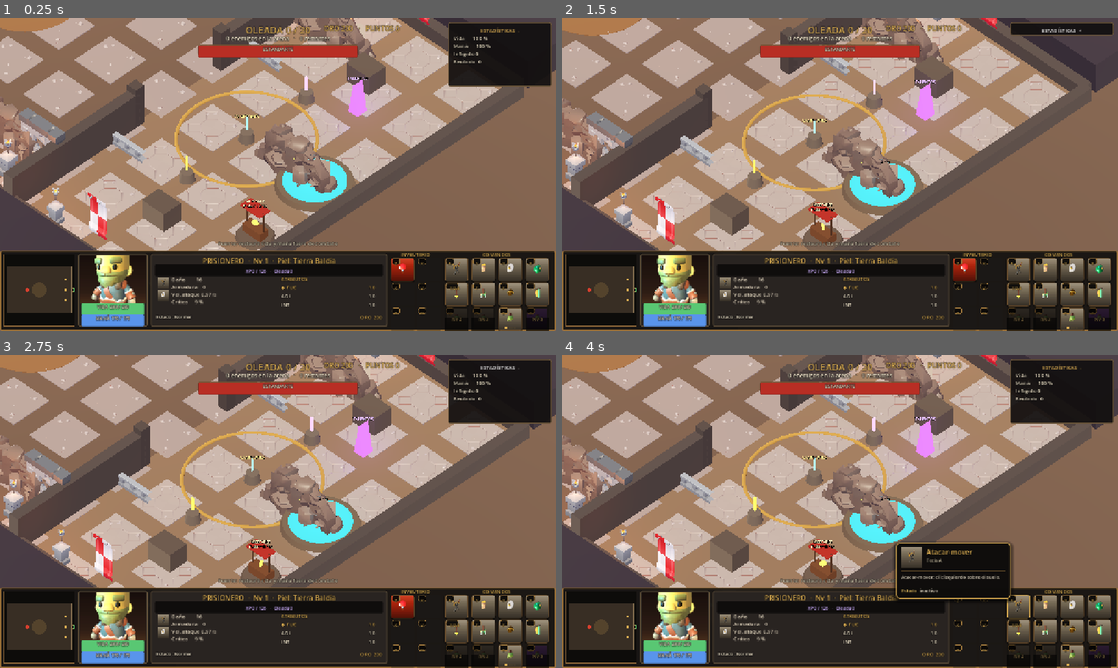
Above: before the commit, frames 1-4 (two rows, left to right).
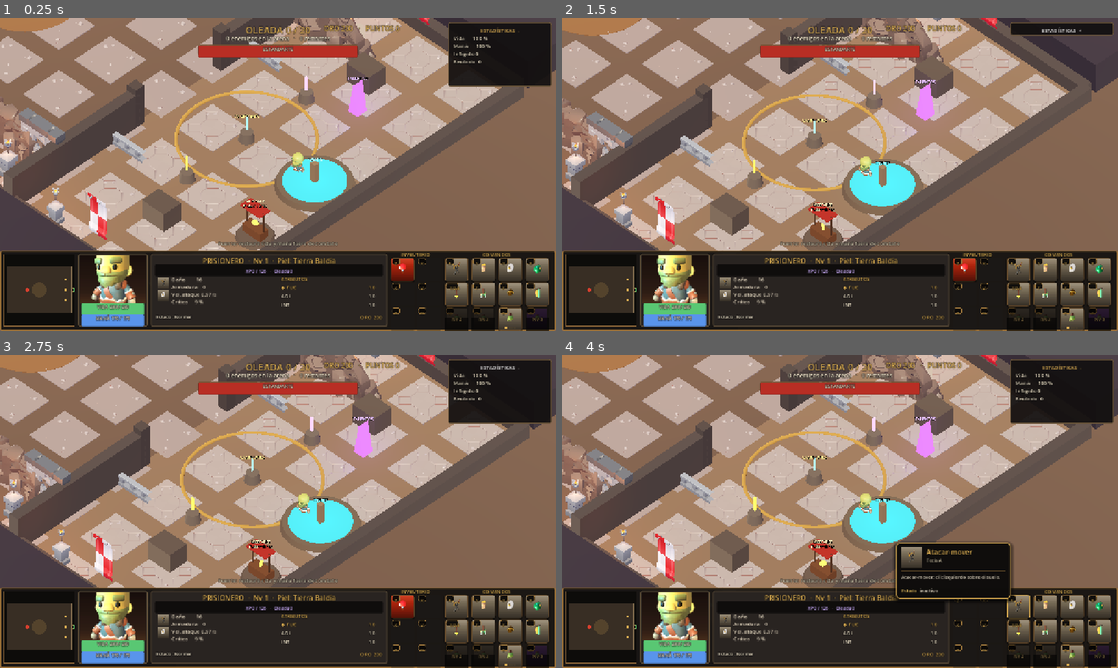
Above: after the commit, the same moments.

Repository: Chary-lab/gladiators-revenge
Game: Godot game, scene res://scenes/main.tscn
Two runs of this game, one before a commit and one after it. Both use one fixed random seed, a clock stepped at 60 frames per second and the inputs below.
Inputs (mouse positions are in pixels of both pictures, inside the frame that each line leads up to):
- Up to frame 1 (0.25 s): no input
- Up to frame 2 (1.5 s): tap Enter at 0.5, 0.6 s; move the mouse to (962, 158) at 0.52 s; hold W 0.53-1.25 s; click (962, 158) at 0.67 s; click "ESTADÍSTICAS -" at 1.25 s
- Up to frame 3 (2.75 s): click "ESTADÍSTICAS +" at 2 s
- Up to frame 4 (4 s): click (962, 605) at 2.75 s; click (1017, 605) at 3.5 s

The runs differ from the first frame. In frame 1, 1.4% of the frame differs, in the area x 45-61%, y 33-56%; in frame 2, 1.5%; in frame 3, 1.5%; in frame 4, 1.5%, in the area x 46-62%, y 35-58%.

Commit message:
fix(v2): quitar escombro junto a la fuente
- Eliminar escombro de KayKit en Vector3(24, 0, 0) que estaba junto
  a la fuente (Vector3(26, 0, 0)) y se veía como roca gigante
- La fuente ahora se ve limpia sin objetos encima

Diff:
--- a/scripts/game/Arena.gd
+++ b/scripts/game/Arena.gd
@@ -1067,8 +1067,6 @@
 	_instanciar_prop(escombro, Vector3(4.0, 0, 14.0), 1.0)
 	_instanciar_prop(escombro, Vector3(14.0, 0, -14.0), 1.1)
 	_instanciar_prop(escombro, Vector3(-25.0, 0, 0.0), 1.1)
-	_instanciar_prop(escombro, Vector3(24.0, 0, 0.0), 1.1)
-
 	# Barreras bajas en los bordes laterales de la arena.
 	_instanciar_prop(barrera, Vector3(-29.0, 0, -8.0), 1.0)
 	_instanciar_prop(barrera, Vector3(-29.0, 0, 8.0), 1.0)
